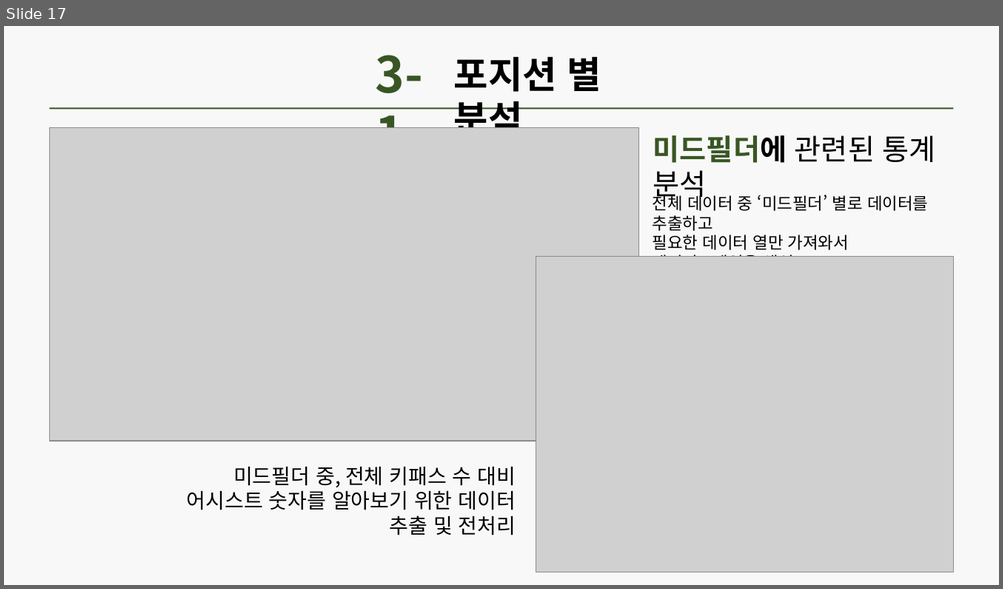
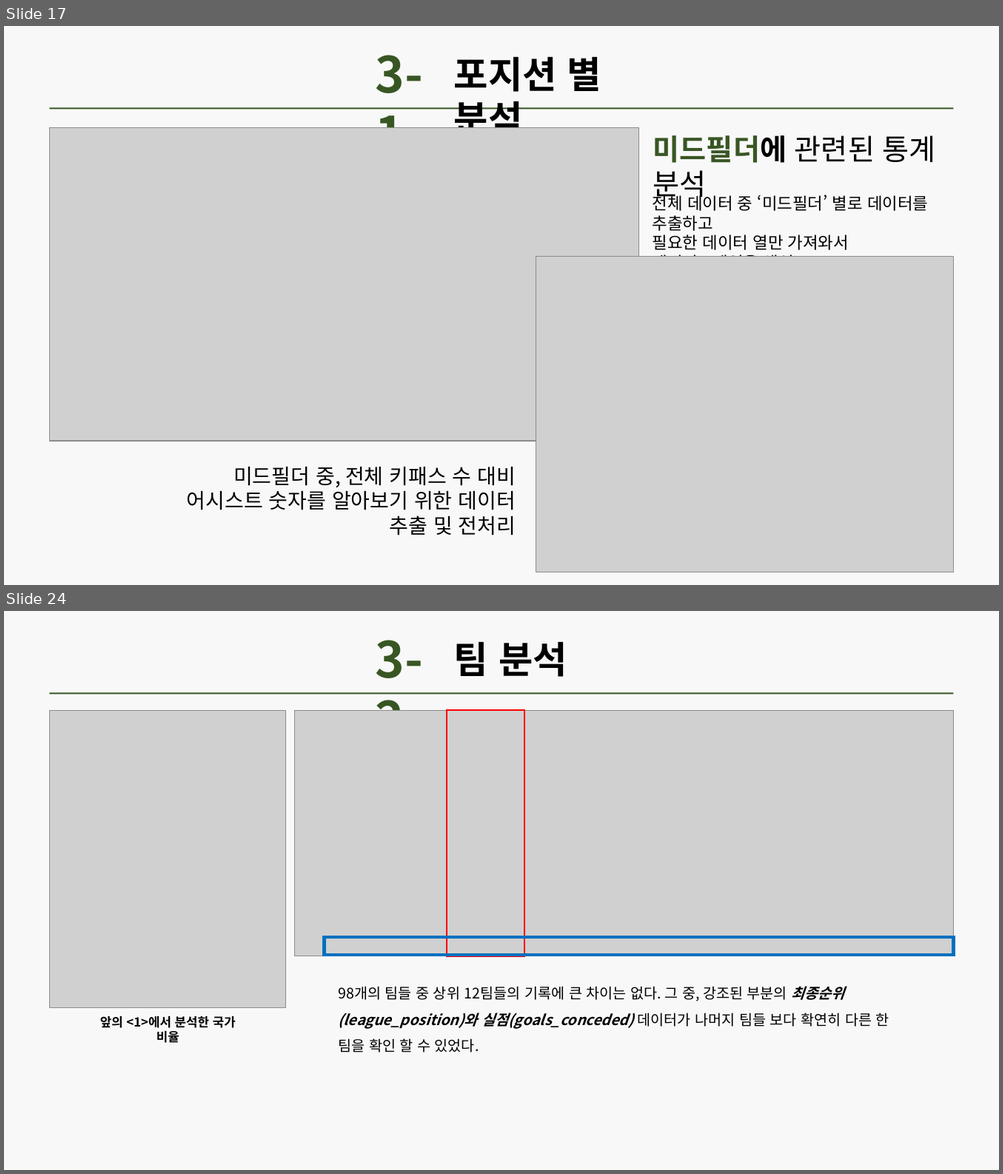
Before and after one commit to Gray116/BigData_Academy_1, a slide deck: 00_Projects/김설웅_개인프로젝트.pptx. Shown one above the other, each under a label of ours: slide 17 before the commit, slides 17 and 24 after it; the slides between them are not shown. The pictures are 1003x589 and 1003x1174 pixels, drawn with LibreOffice and Linux fonts; fonts in the diff are those of the drawing; grey boxes stand for pictures. Boxes give left, top, right and bottom in pixels: in the first picture for what was removed or moved away, otherwise in the second. Text is boxed around its words. In the diff, an @@ line names an element or a change of style, - is before the commit and + after.

```diff
--- a/00_Projects/김설웅_개인프로젝트.pptx
+++ b/00_Projects/김설웅_개인프로젝트.pptx
@@ slide 24 added at (4,611,999,1170), background #F2F2F2 at 50% opacity @@
@@ text added at (375,640,422,711), 48 pt, text #385723, bold @@
+3-2
@@ text added at (454,641,567,677), 36 pt, text #000000, bold @@
+팀 분석
@@ rectangle added at (50,692,953,694), fill #385723 @@
@@ picture added at (50,710,285,1008) @@
@@ picture added at (294,710,953,957) @@
@@ rectangle added at (447,710,524,957), outline #FF0000 1.5 pt @@
@@ rectangle added at (324,937,953,955), outline #0070C0 3 pt @@
@@ text added at (338,986,889,1053), 14 pt, text #000000 @@
+98개의 팀들 중 상위 12팀들의 기록에 큰 차이는 없다. 그 중, 강조된 부분의 최종순위(league_position)와 실점(goals_conceded) 데이터가 나머지 팀들 보다 확연히 다른 한 팀을 확인 할 수 있었다.
@@ text added at (100,1017,236,1043), 12 pt, text #000000, bold @@
+앞의 <1>에서 분석한 국가 비율
```
Also in this commit, not shown: 6 slides changed, 11 other slides added, 1 slide removed, 1 other file.
